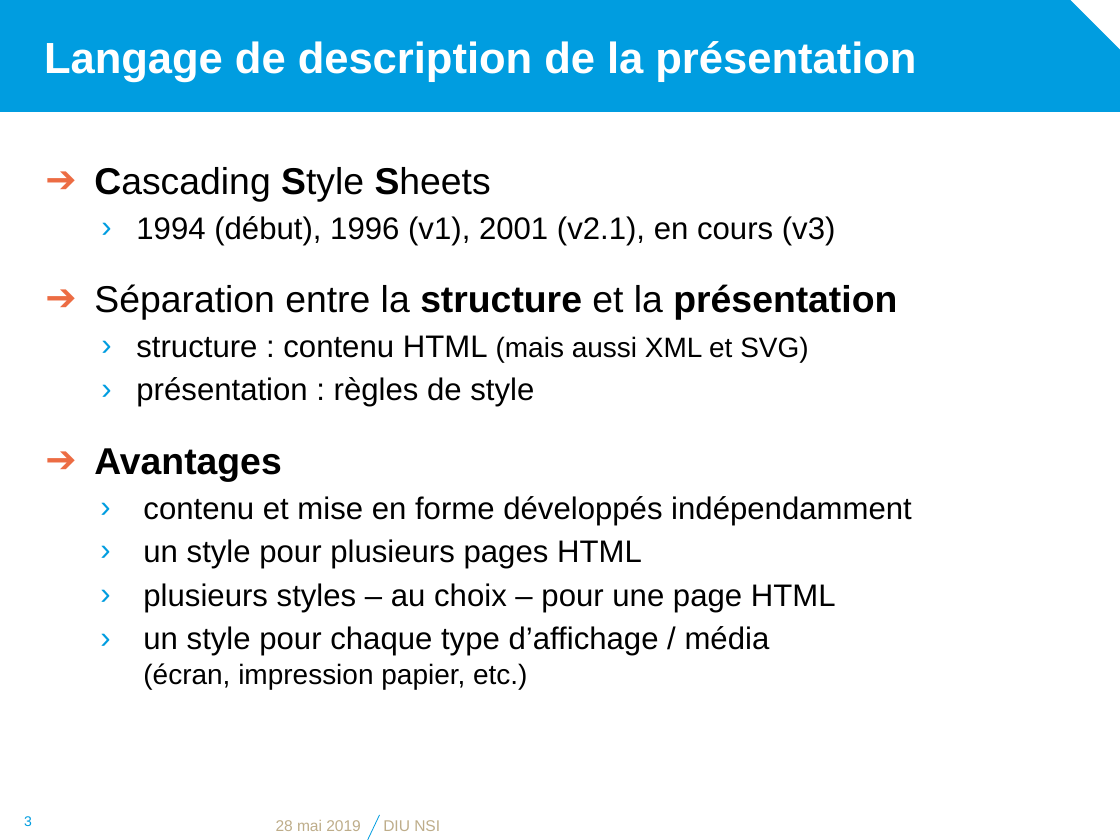
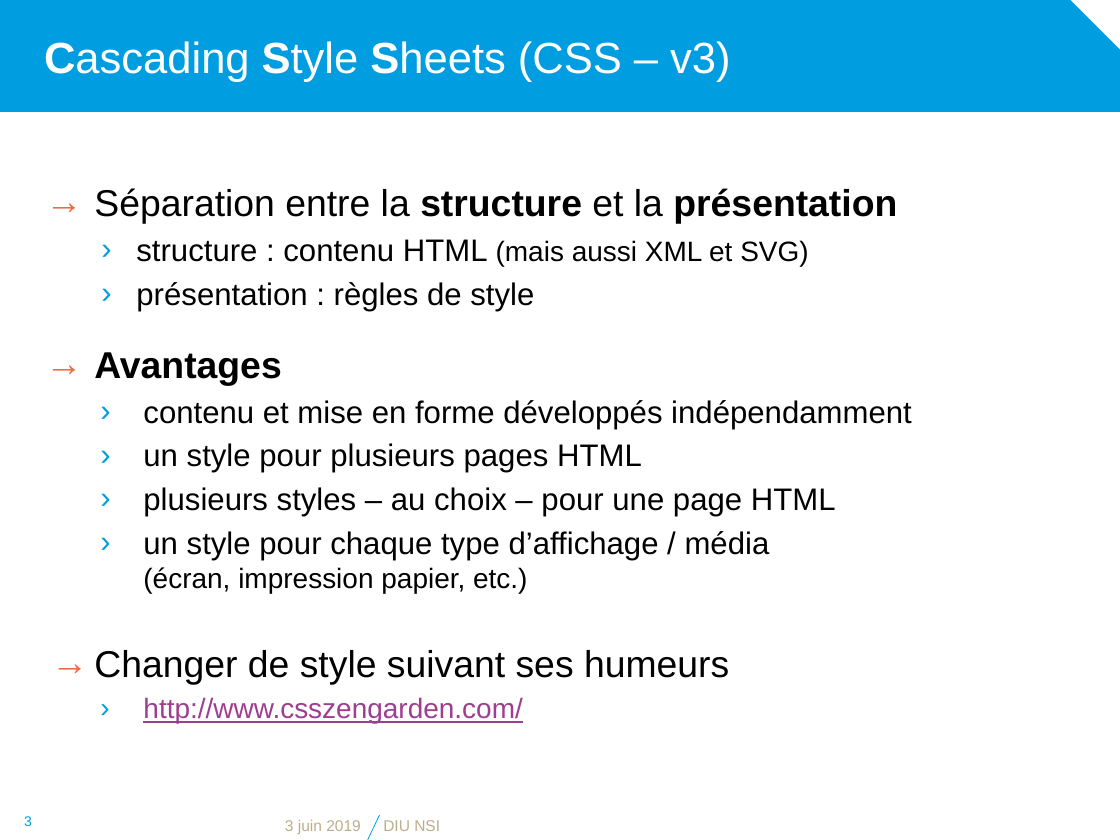
Before and after one commit to diu-uf-bordeaux/bloc1, a slide deck: slide 3 of web/3-CSS/css.pptx. Drawn at 1120x840 pixels with LibreOffice and Linux fonts; fonts in the diff are those of the drawing; background and template pictures are left out. Boxes give left, top, right and bottom in pixels: in the first picture for what was removed or moved away, otherwise in the second. Text is boxed around its words. In the diff, an @@ line names an element or a change of style, - is before the commit and + after.

```diff
--- a/web/3-CSS/css.pptx
+++ b/web/3-CSS/css.pptx
@@ title at [44, 41, 730, 82]: text changed; bold off @@
-Langage de description de la présentation
+Cascading Style Sheets (CSS – v3)
@@ text at [94, 167, 836, 245]: paragraphs removed @@
-➔ Cascading Style Sheets
-  › 1994 (début), 1996 (v1), 2001 (v2.1), en cours (v3)
@@ text at [94, 188, 897, 386]: bullet ➔ to → @@
@@ text at [94, 650, 729, 724]: paragraphs added @@
+→ Changer de style suivant ses humeurs
+  › http://www.csszengarden.com/
@@ text at [285, 820, 361, 834]: text changed @@
-28 mai 2019
+3 juin 2019
```
Also in this commit, not shown: 8 other slides changed, 11 slides added, 5 slides removed, 1 other file.
